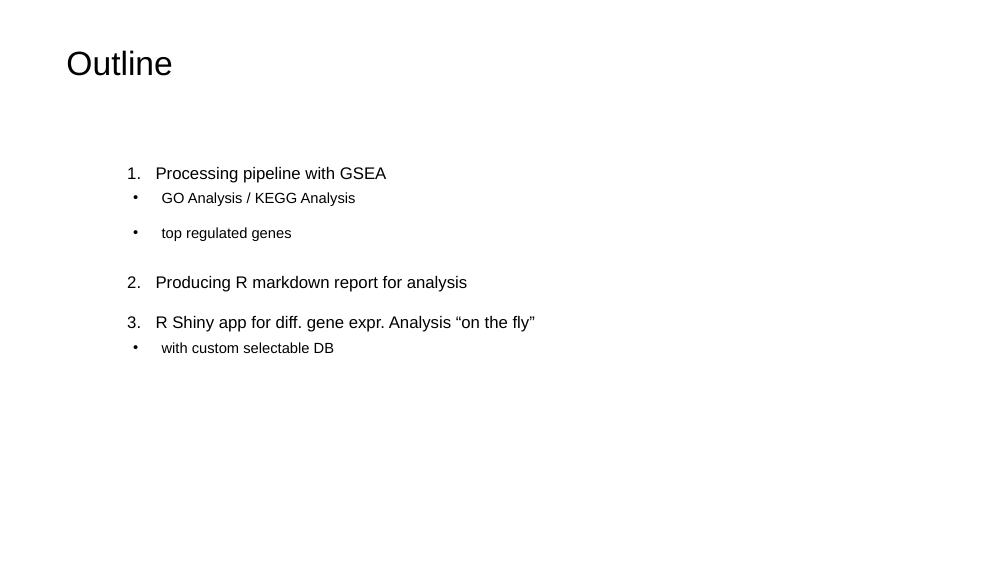
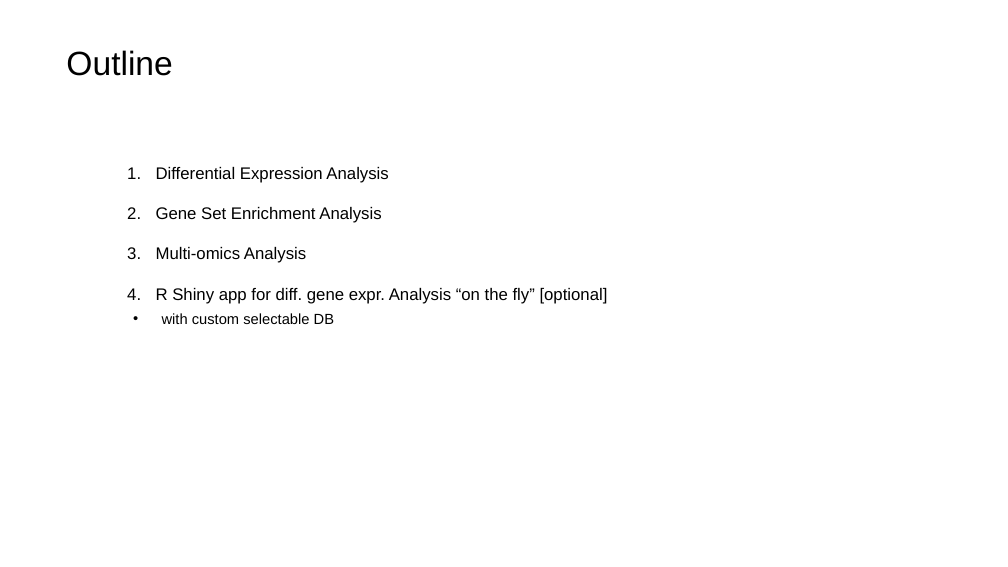
Before and after one commit to nkdst/proteofit, a slide deck: slide 5 of documents/221103_bachelor_outline.pptx (slide 6 before the commit). Drawn at 1008x567 pixels with LibreOffice and Linux fonts; fonts in the diff are those of the drawing; background and template pictures are left out. Boxes give left, top, right and bottom in pixels: in the first picture for what was removed or moved away, otherwise in the second. Text is boxed around its words. In the diff, an @@ line names an element or a change of style, - is before the commit and + after.

```diff
--- a/documents/221103_bachelor_outline.pptx
+++ b/documents/221103_bachelor_outline.pptx
@@ text at [156,167,608,304]: text changed @@
-1. Processing pipeline with GSEA
-  • GO Analysis / KEGG Analysis
-  • top regulated genes
-2. Producing R markdown report for analysis
-3. R Shiny app for diff. gene expr. Analysis “on the fly”
+1. Differential Expression Analysis
+2. Gene Set Enrichment Analysis
+3. Multi-omics Analysis
+4. R Shiny app for diff. gene expr. Analysis “on the fly” [optional]
```
Also in this commit, not shown: 5 other slides changed, 1 other file.
